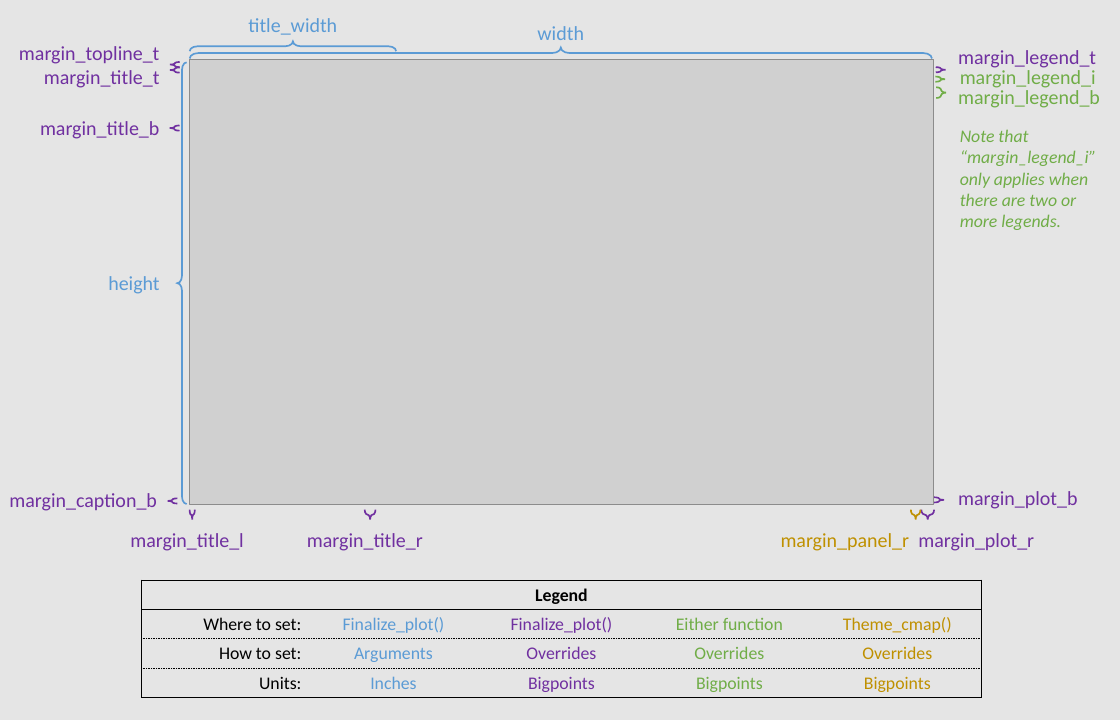
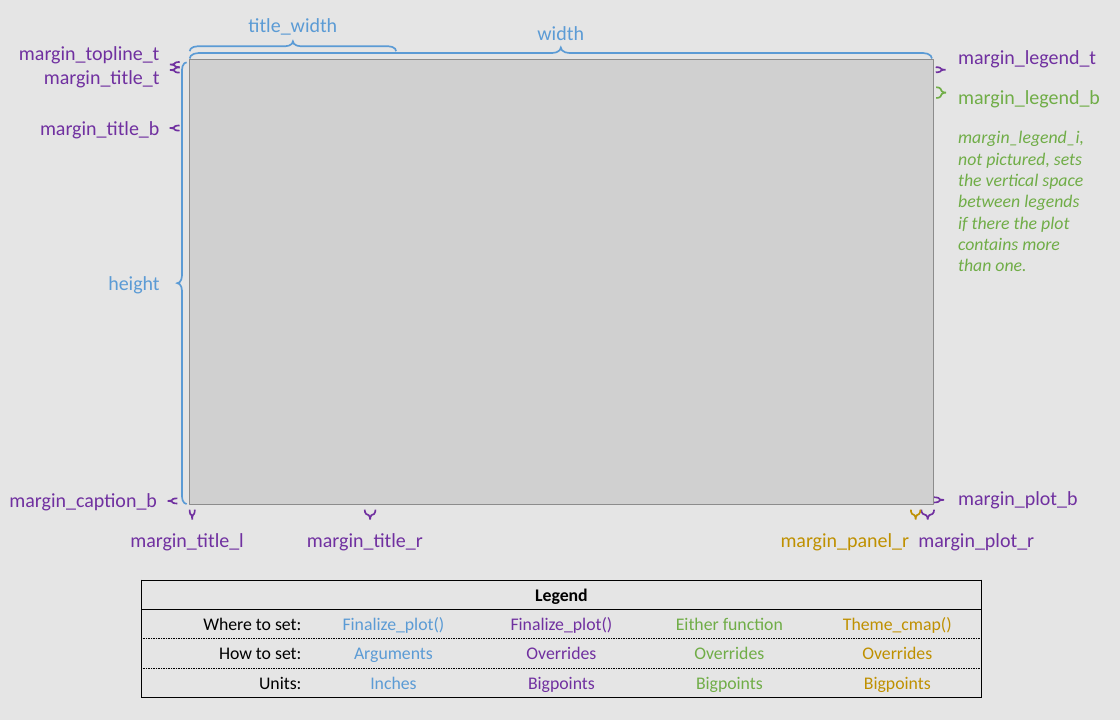
Before and after one commit to CMAP-REPOS/cmapplot, a slide deck: slide 1 of man/figures/margins.pptx. Drawn at 1120x720 pixels with LibreOffice and Linux fonts; fonts in the diff are those of the drawing; grey boxes stand for pictures. Boxes give left, top, right and bottom in pixels: in the first picture for what was removed or moved away, otherwise in the second. Text is boxed around its words. In the diff, an @@ line names an element or a change of style, - is before the commit and + after.

```diff
--- a/man/figures/margins.pptx
+++ b/man/figures/margins.pptx
@@ left brace removed at box(935, 77, 945, 82) @@
@@ text removed at box(960, 67, 1096, 88) @@
-margin_legend_i
@@ text at box(958, 130, 1084, 271): text changed @@
-Note that “margin_legend_i” only applies when there are two or more legends.
+margin_legend_i, not pictured, sets the vertical space between legends if there the plot contains more than one.
```
Also in this commit, not shown: 2 other files.
